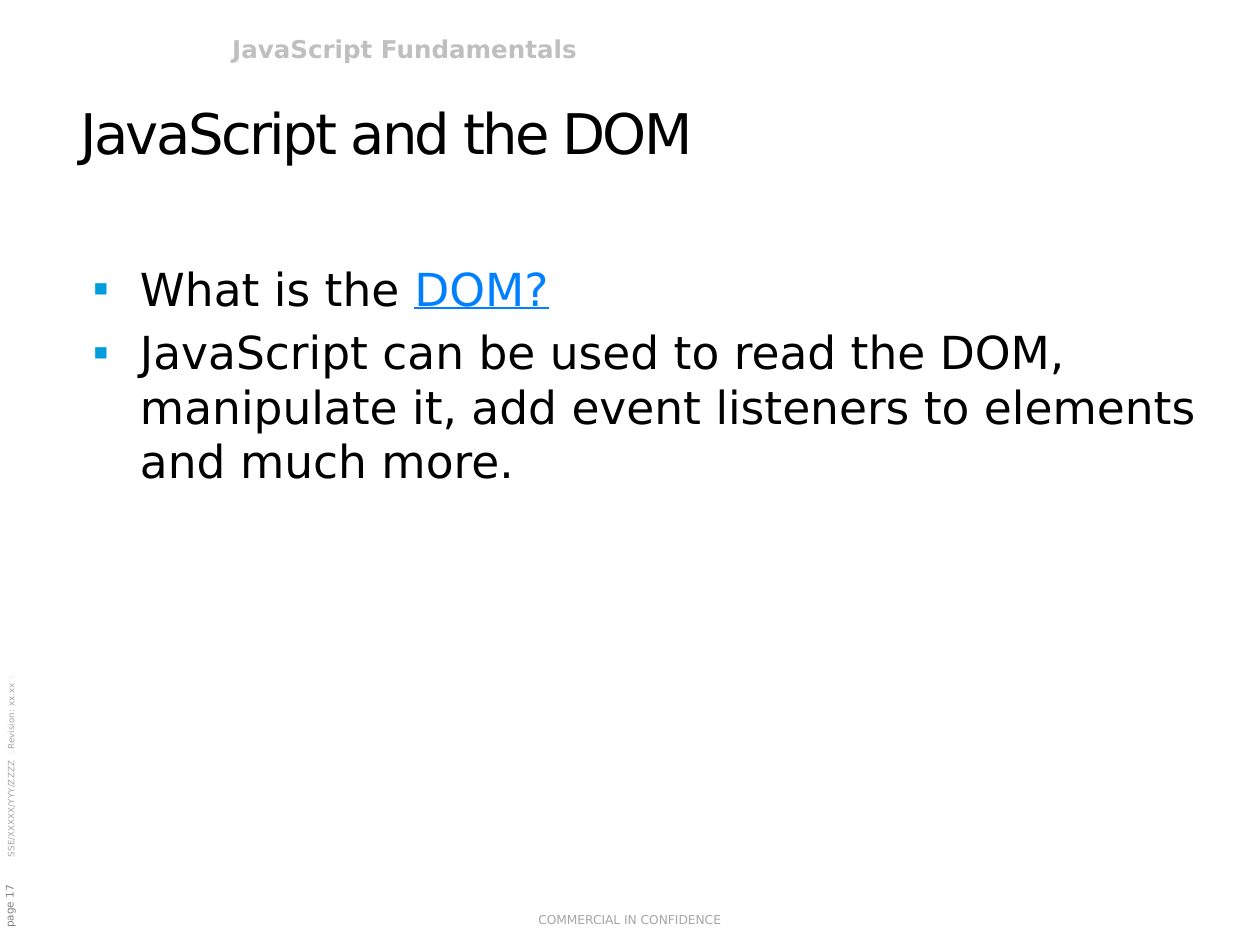
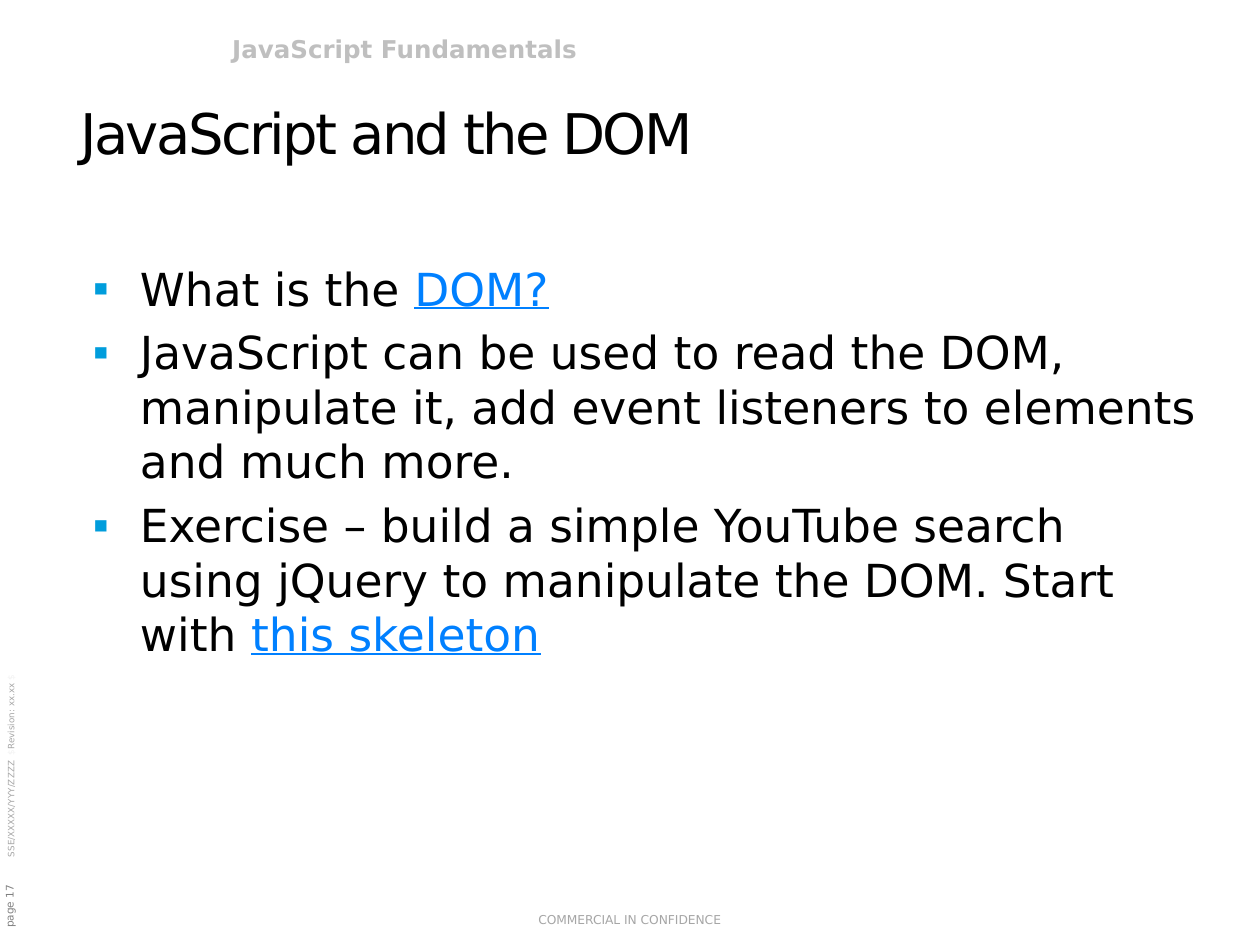
Before and after one commit to rasmusvhansen/javascript-course, a slide deck: slide 17 of JavaScript Fundamentals.pptx. Drawn at 1260x945 pixels with LibreOffice and Linux fonts; fonts in the diff are those of the drawing; background and template pictures are left out. Boxes give left, top, right and bottom in pixels: in the first picture for what was removed or moved away, otherwise in the second. Text is boxed around its words. In the diff, an @@ line names an element or a change of style, - is before the commit and + after.

```diff
--- a/JavaScript Fundamentals.pptx
+++ b/JavaScript Fundamentals.pptx
@@ text at (140,507,1114,655): paragraph added @@
+▪ Exercise – build a simple YouTube search using jQuery to manipulate the DOM. Start with this skeleton
```
Also in this commit, not shown: 1 other file.
